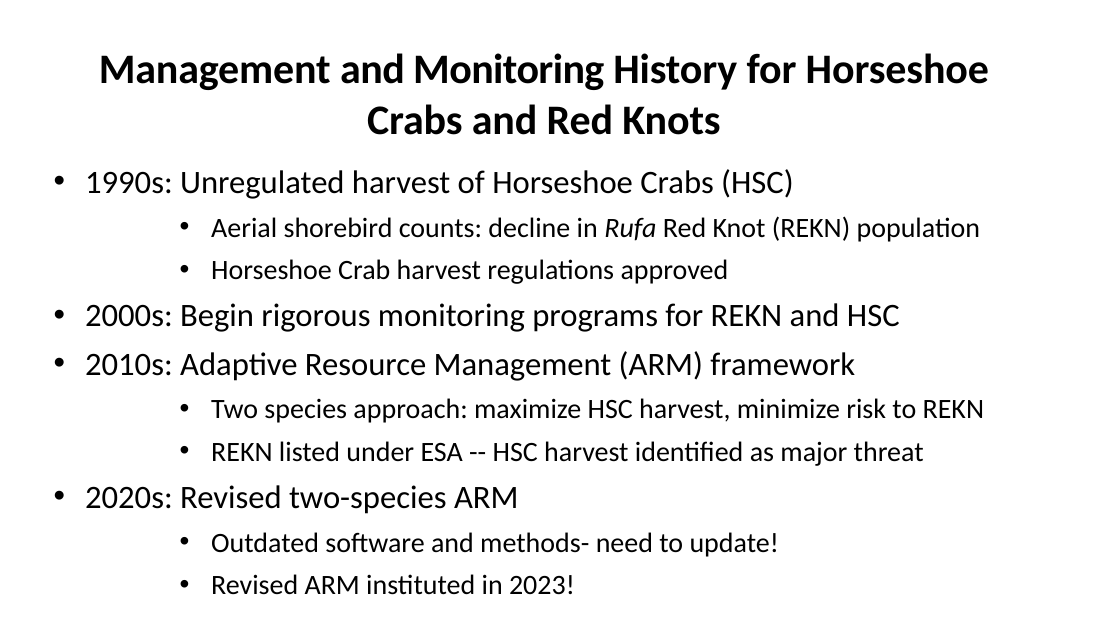
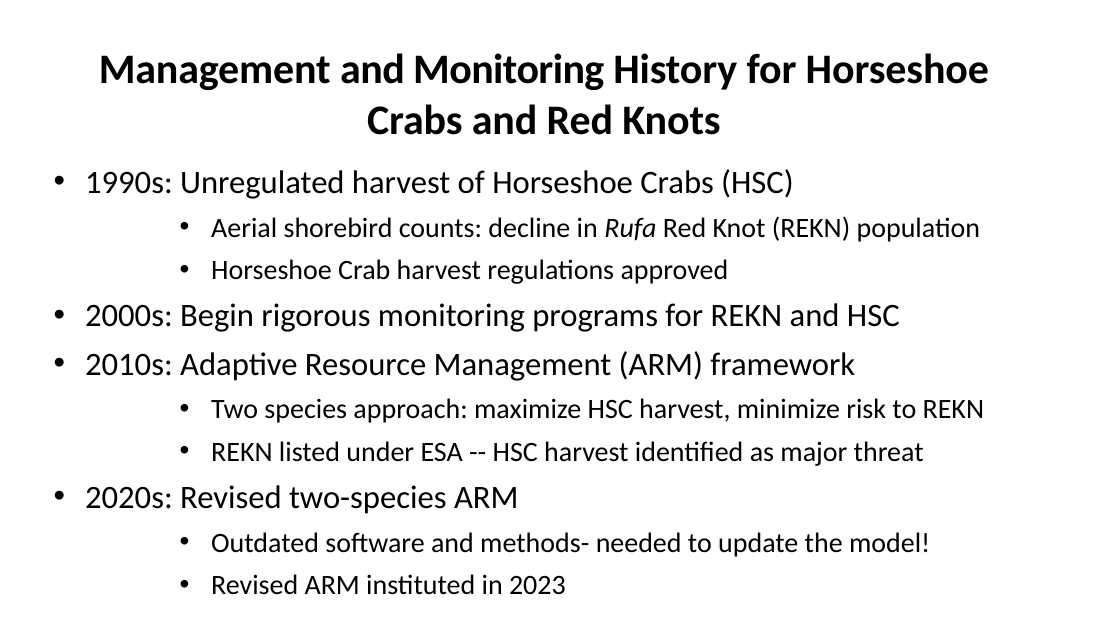
Before and after one commit to kevintshoemaker/NRES-470, a slide deck: slide 8 of REKN2.pptx (slide 11 before the commit). Drawn at 1120x630 pixels with LibreOffice and Linux fonts; fonts in the diff are those of the drawing. Boxes give left, top, right and bottom in pixels: in the first picture for what was removed or moved away, otherwise in the second. Text is boxed around its words. In the diff, an @@ line names an element or a change of style, - is before the commit and + after.

```diff
--- a/REKN2.pptx
+++ b/REKN2.pptx
@@ text at (211, 532, 930, 595): text changed @@
-      • Outdated software and methods- need to update!
-      • Revised ARM instituted in 2023!
+      • Outdated software and methods- needed to update the model!
+      • Revised ARM instituted in 2023
```
Also in this commit, not shown: 10 other files.
